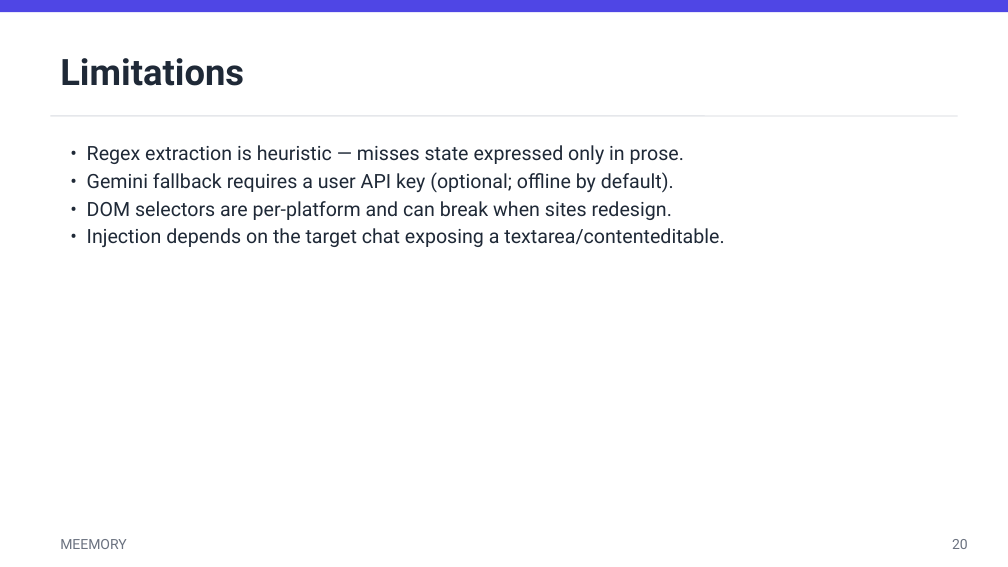
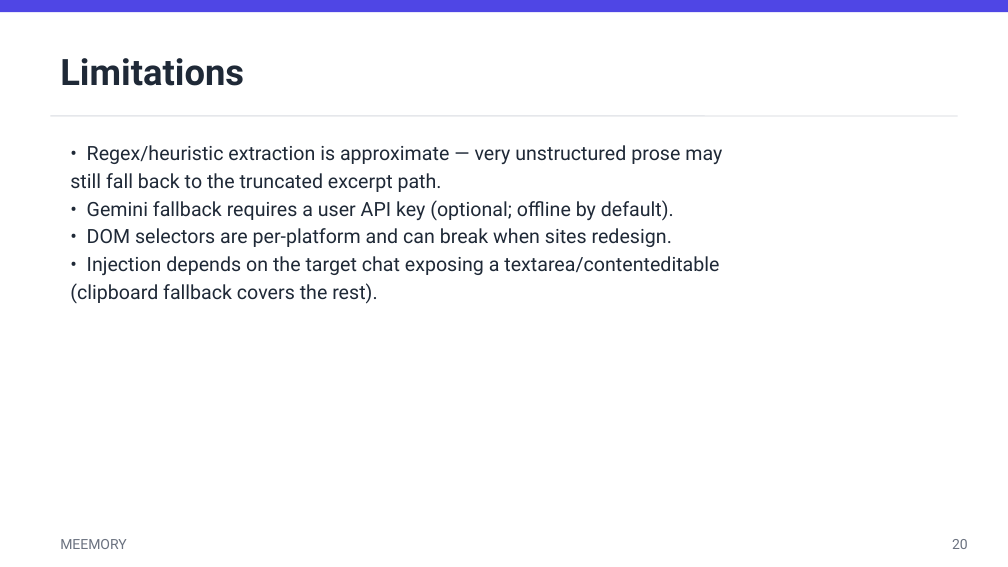
Before and after one commit to ameypatil26/meemory, a slide deck: slide 22 of presentation.pptx (slide 20 before the commit). Drawn at 1008x567 pixels with LibreOffice and Linux fonts; fonts in the diff are those of the drawing. Boxes give left, top, right and bottom in pixels: in the first picture for what was removed or moved away, otherwise in the second. Text is boxed around its words. In the diff, an @@ line names an element or a change of style, - is before the commit and + after.

```diff
--- a/presentation.pptx
+++ b/presentation.pptx
@@ text at box(70, 145, 722, 192): text changed @@
-• Regex extraction is heuristic — misses state expressed only in prose.
+• Regex/heuristic extraction is approximate — very unstructured prose may
+still fall back to the truncated excerpt path.
@@ text at box(70, 256, 719, 304): text changed @@
-• Injection depends on the target chat exposing a textarea/contenteditable.
+• Injection depends on the target chat exposing a textarea/contenteditable
+(clipboard fallback covers the rest).
```
Also in this commit, not shown: 3 other slides changed, 2 slides added, 15 other files.
